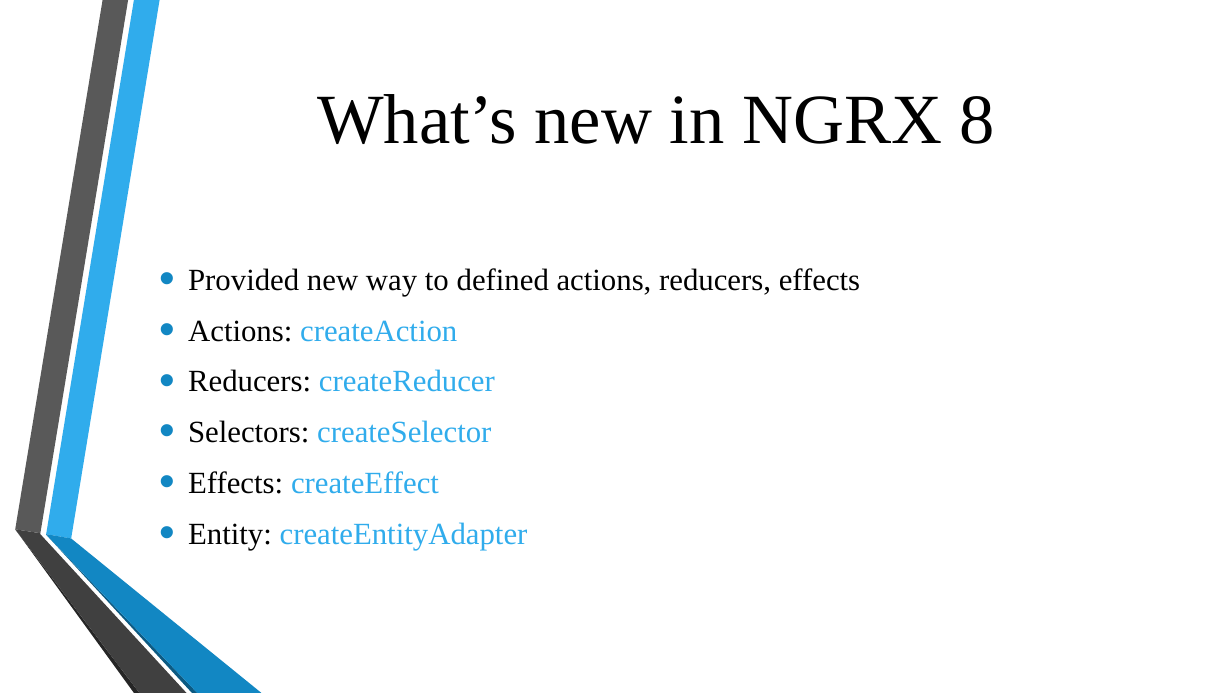
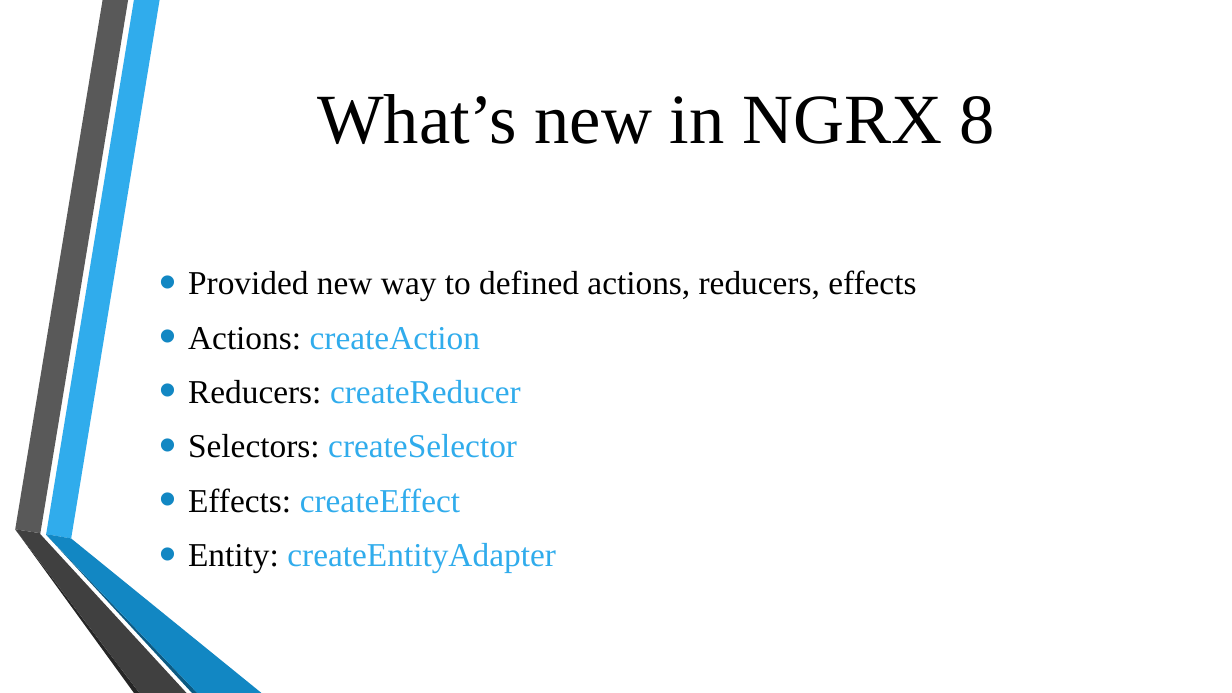
Before and after one commit to ngohungphuc/Presentation, a slide deck: slide 6 of NgRx/NGRX Part 2.pptx. Drawn at 1232x693 pixels with LibreOffice and Linux fonts; fonts in the diff are those of the drawing; background and template pictures are left out. Boxes give left, top, right and bottom in pixels: in the first picture for what was removed or moved away, otherwise in the second. Text is boxed around its words. In the diff, an @@ line names an element or a change of style, - is before the commit and + after.

```diff
--- a/NgRx/NGRX Part 2.pptx
+++ b/NgRx/NGRX Part 2.pptx
@@ text "Provided new way to defined ..." at [188,270,916,573]: size 24 to 26 pt @@
```
Also in this commit, not shown: 2 other slides changed, 1 slide added.
